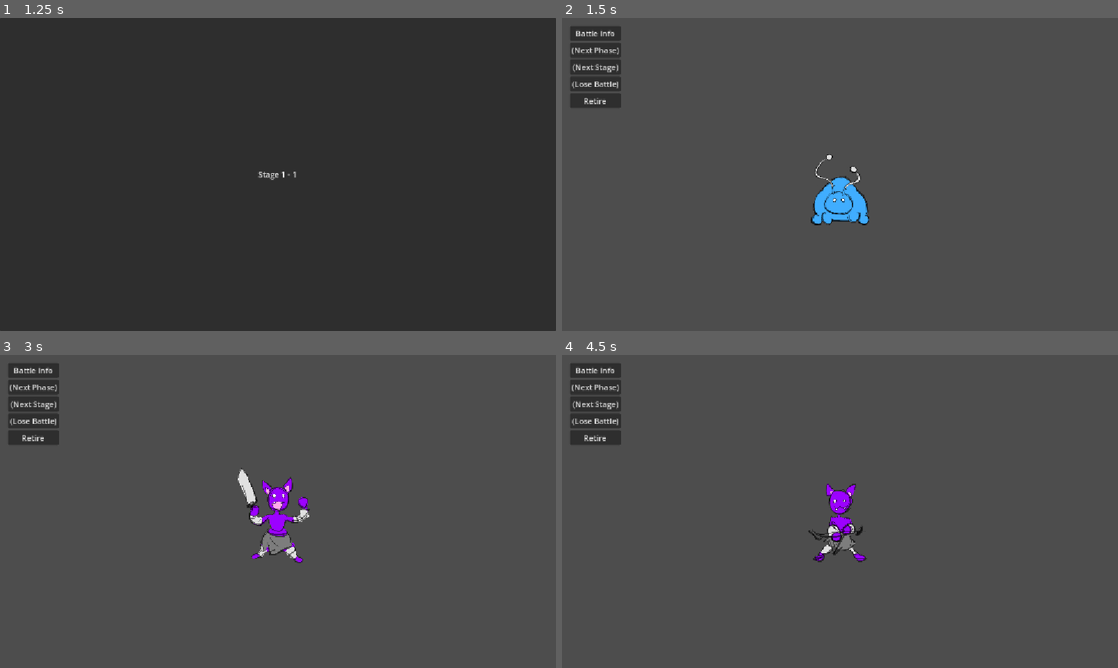
Above: before the commit, frames 1-4 (two rows, left to right).
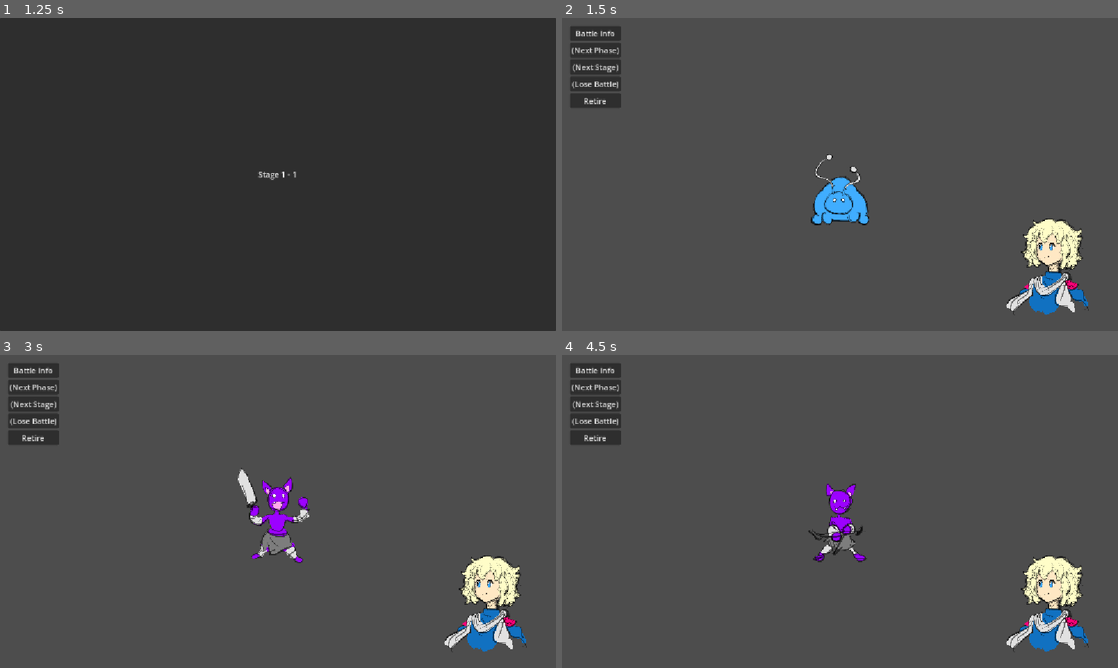
Above: after the commit, the same moments.

Repository: Adnyropast/pwkz-godot-4.7
Game: Godot game, scene res://scenes/title_screen.tscn
The game is run twice, just before and just after one commit, with the same random seed, the same clock (stepped at 60 frames per second) and the same inputs. The engine's default icon, where the game draws it, is replaced by a stand-in: a white triangle on a blue panel in a dark square.
Inputs:
- Up to frame 1 (1.25 s): click "Start" at 0.5 s
- Up to frame 2 (1.5 s): tap Enter (ui_accept) at 1.25 s
- Up to frame 3 (3 s): tap Enter (ui_accept) at 1.52, 2.75 s; click "(Next Phase)" at 2 s
- Up to frame 4 (4.5 s): tap Enter (ui_accept) at 3.02, 4.25 s; click "(Next Phase)" at 3.5 s

Frame 1 is identical in both runs. In frame 2, 2.6% of the frame differs, in the area x 79-95%, y 64-95%; in frame 3, 2.6%; in frame 4, 2.6%.

Commit message:
feat: add player hud

Diff:
--- /dev/null
+++ b/scenes/player_hud.gd
@@ -0,0 +1,6 @@
+extends Control
+
+@onready var player_texture: TextureRect = $MarginContainer/VBoxContainer/PlayerTexture
+
+func _ready() -> void:
+	player_texture.texture = preload("res://images/player/c1-1.png")
--- /dev/null
+++ b/scenes/player_hud.tscn
@@ -0,0 +1,25 @@
+[gd_scene format=3 uid="uid://cktqoqd2ayamx"]
+
+[ext_resource type="Script" uid="uid://dn3d3mqba04wm" path="res://scenes/player_hud.gd" id="1_iraov"]
+[ext_resource type="Texture2D" uid="uid://dh4ttleyycexo" path="res://icon.svg" id="1_mlvnn"]
+
+[node name="PlayerHUD" type="MarginContainer" unique_id=1303436572]
+offset_right = 40.0
+offset_bottom = 40.0
+script = ExtResource("1_iraov")
+
+[node name="MarginContainer" type="MarginContainer" parent="." unique_id=1715806515]
+layout_mode = 2
+theme_override_constants/margin_left = 16
+theme_override_constants/margin_top = 16
+theme_override_constants/margin_right = 16
+theme_override_constants/margin_bottom = 16
+
+[node name="VBoxContainer" type="VBoxContainer" parent="MarginContainer" unique_id=747803102]
+layout_mode = 2
+
+[node name="PlayerTexture" type="TextureRect" parent="MarginContainer/VBoxContainer" unique_id=1430687536]
+custom_minimum_size = Vector2(256, 256)
+layout_mode = 2
+texture = ExtResource("1_mlvnn")
+expand_mode = 1
--- a/scenes/stage.tscn
+++ b/scenes/stage.tscn
@@ -4,6 +4,7 @@
 [ext_resource type="Script" uid="uid://cacjfswvmbfwo" path="res://scenes/stage.gd" id="1_kewym"]
 [ext_resource type="Texture2D" uid="uid://dh4ttleyycexo" path="res://icon.svg" id="2_6c5u0"]
 [ext_resource type="PackedScene" uid="uid://b7latik14ltrx" path="res://scenes/battle_text_box.tscn" id="2_gi7kc"]
+[ext_resource type="PackedScene" uid="uid://cktqoqd2ayamx" path="res://scenes/player_hud.tscn" id="3_vcsse"]
 
 [node name="Stage" type="Node3D" unique_id=818123241]
 script = ExtResource("1_kewym")
@@ -26,6 +27,18 @@
 layout_mode = 2
 texture = ExtResource("2_6c5u0")
 expand_mode = 1
+
+[node name="MarginContainer" type="MarginContainer" parent="." unique_id=1643685994]
+anchors_preset = 3
+anchor_left = 1.0
+anchor_top = 1.0
+anchor_right = 1.0
+anchor_bottom = 1.0
+grow_horizontal = 0
+grow_vertical = 0
+
+[node name="PlayerHUD" parent="MarginContainer" unique_id=1303436572 instance=ExtResource("3_vcsse")]
+layout_mode = 2
 
 [node name="HBoxContainer" type="HBoxContainer" parent="." unique_id=1696979599]
 anchors_preset = 15
Binary file added: images/player/c1-1.png
Not shown, added: images/player/c1-1.png.import
Not shown, added: scenes/player_hud.gd.uid
